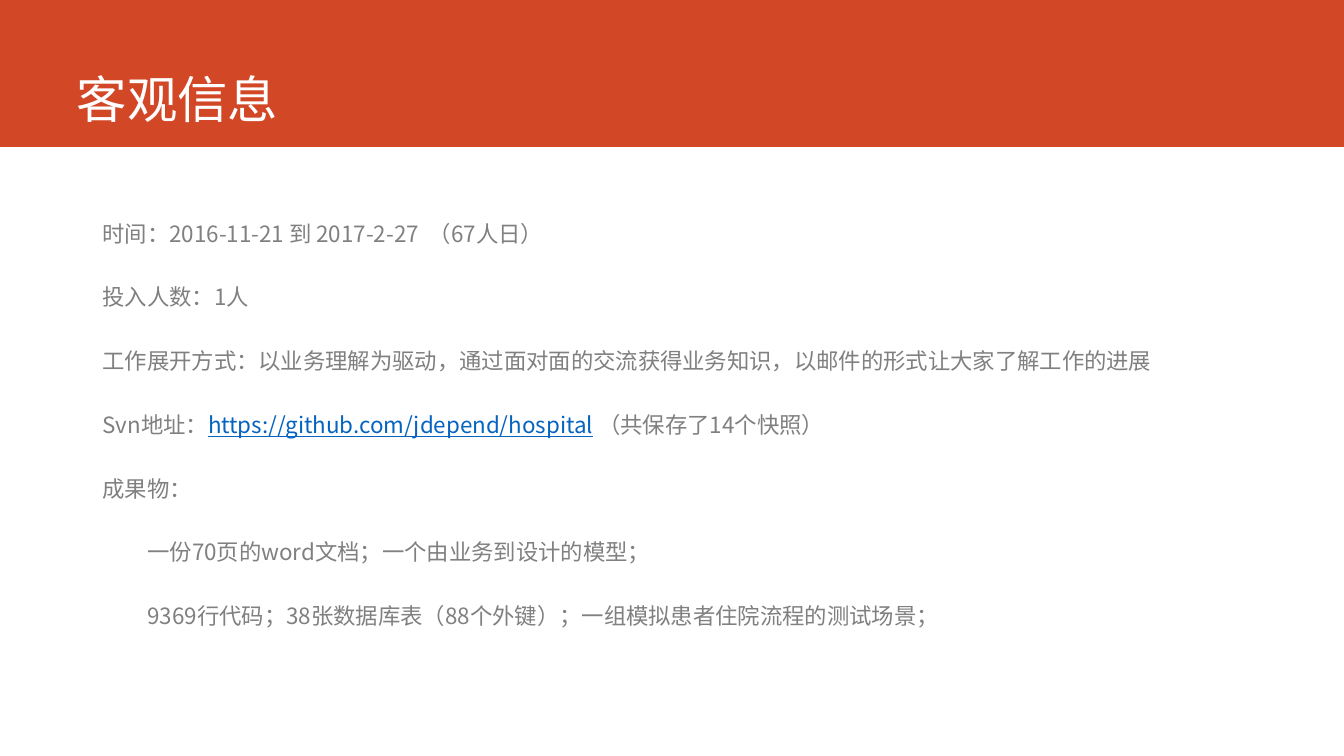
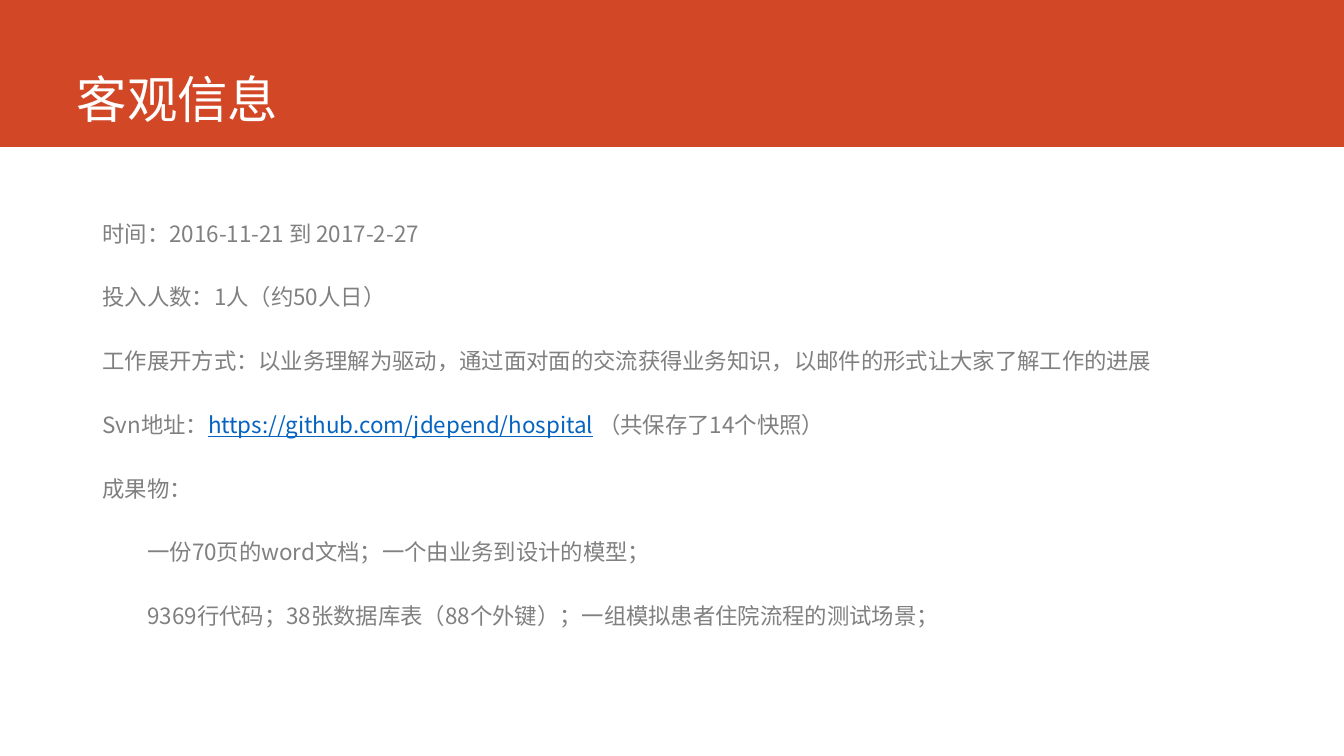
Before and after one commit to AppSecAI-TEST/hospital, a slide deck: slide 2 of doc/状态报告 2017-2-27.pptx. Drawn at 1344x756 pixels with LibreOffice and Linux fonts; fonts in the diff are those of the drawing. Boxes give left, top, right and bottom in pixels: in the first picture for what was removed or moved away, otherwise in the second. Text is boxed around its words. In the diff, an @@ line names an element or a change of style, - is before the commit and + after.

```diff
--- a/doc/状态报告 2017-2-27.pptx
+++ b/doc/状态报告 2017-2-27.pptx
@@ text at bbox=[102, 223, 419, 307]: text changed @@
-时间：2016-11-21 到 2017-2-27 （67人日）
-投入人数：1人
+时间：2016-11-21 到 2017-2-27
+投入人数：1人（约50人日）
```
Also in this commit, not shown: 5 other slides changed, 2 slides added, 1 slide removed.
